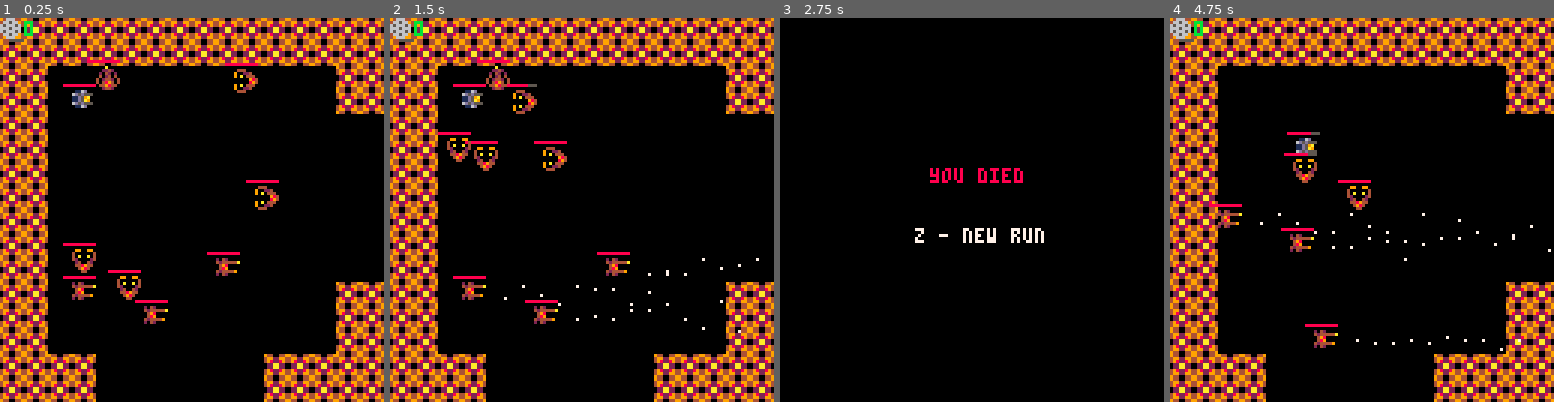
Above: before the commit, frames 1-4 (left to right).
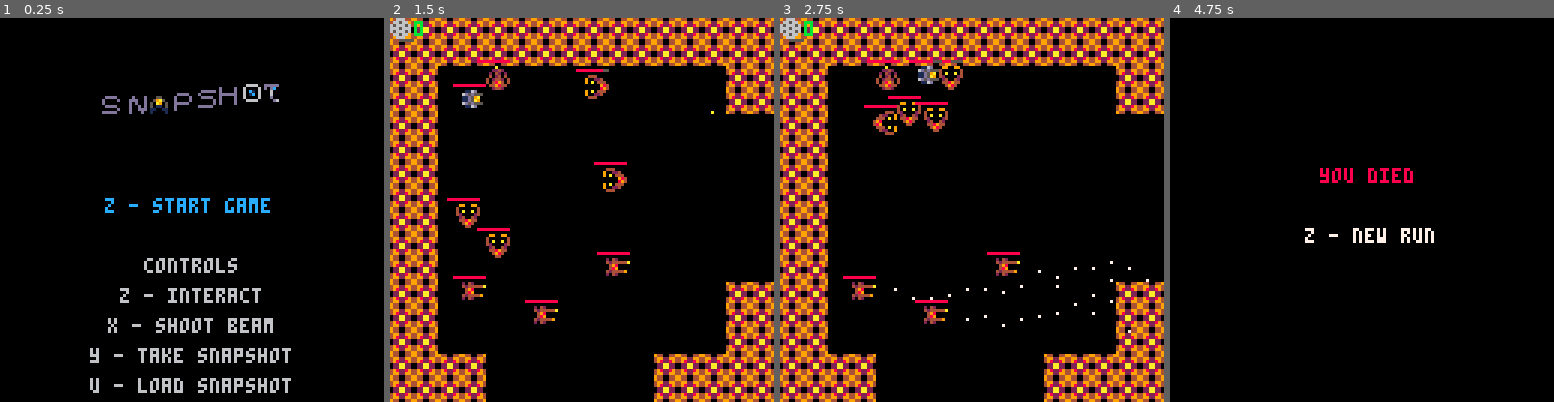
Above: after the commit, the same moments.

Repository: Radonchnk/camera_game
Game: PICO-8 cartridge cameragame.p8
Same seed, same stepped clock (60 frames per second), same inputs: the game is played once before the commit and once after it.
Inputs:
- Up to frame 1 (0.25 s): no input
- Up to frame 2 (1.5 s): tap X (X key) at 0.33, 1.07 s; tap O (Z key) at 0.7 s
- Up to frame 3 (2.75 s): hold Right 1.6-2.1 s; tap O (Z key) at 1.7, 2.1, 2.5 s; tap X (X key) at 1.85 s; hold Up 2.15-2.42 s; hold Right from 2.47 s (still down)
- Up to frame 4 (4.75 s): tap O (Z key) every 0.4 s from 2.9 to 4.5 s; tap X (X key) at 2.97, 4.08 s; release Right at 3.03 s; hold Left 3.08-3.58 s; hold Down 3.63-3.97 s; hold Right 4.02-4.68 s; hold Up from 4.73 s (still down)

The runs differ from the first frame. In frame 1, 35% of the frame differs, in the area x 0-100%, y 0-100%; in frame 2, 2.2%; in frame 3, 32%; in frame 4, 31%.

Commit message:
modified:   cameragame.p8 	modified:   enemy/enemy_class.lua 	modified:   main.lua 	modified:   map/level_setup.lua 	modified:   player/inputs.lua 	modified:   ui/ui.lua

Diff:
--- a/cameragame.p8
+++ b/cameragame.p8
@@ -37,20 +37,20 @@
 0449844000e00e000066600055555000555550005555500055555000555550000800900000000000000000000000000000000000000000000000000000000000
 0024420000000000000555550555000005550000055500000555000005550000009a090000000000000000000000000000000000000000000000000000000000
 94400449000000000000000000000000000000000000000000000000000000000000000000000000000000000000000000000000000000000000000000000000
-49922994066660000666600000000000000000000000000000000000000000000000000000000000000000000000000000000000000000000000000000000000
-49822894060000000600000000000000000000000000000000000000000000000000000000000000000000000000000000000000000000000000000000000000
-022aa2200001e0000001c00000000000000000000000000000000000000000000000000000000000000000000000000000000000000000000000000000000000
-022aa220000e1000000c100000000000000000000000000000000000000000000000000000000000000000000000000000000000000000000000000000000000
-49822894000000600000006000000000000000000000000000000000000000000000000000000000000000000000000000000000000000000000000000000000
-49922994000666600006666000000000000000000000000000000000000000000000000000000000000000000000000000000000000000000000000000000000
+49922994066660000666600000000000000000000000000000000000000000000000000000000000000000000066660000000000000000000000000000000000
+49822894060000000600000000000000000000000000000000000000000000000000000000000000000000000600006000000000000000000000000000000000
+022aa2200001e0000001c0000000000000000000000000000000000000000000000000000000000000000000060c106000000000000000000000000000000000
+022aa220000e1000000c100000000000000000000000000000000000000000000000000000000000000000000601c06000000000000000000000000000000000
+49822894000000600000006000000000000000000000000000000000000000000000000000000000000000000600006000000000000000000000000000000000
+49922994000666600006666000000000000000000000000000000000000000000000000000000000000000000066660000000000000000000000000000000000
 94400449000000000000000000000000000000000000000000000000000000000000000000000000000000000000000000000000000000000000000000000000
 88000088000000000000000000000000000000000000000000000000000000000000000000000000000000000000000000000000000000000000000000000000
-80000008000000000000000000000000000000000000000000000000000000000000000000000000000000000000000000000000000000000000000000000000
-00000000000000000000000000000000000000000000000000000000000000000000000000000000000000000000000000000000000000000000000000000000
-00000000000000000000000000000000000000000000000000000000000000000000000000000000000000000000000000000000000000000000000000000000
-00000000000000000000000000000000000000000000000000000000000000000000000000000000000000000000000000000000000000000000000000000000
-00000000000000000000000000000000000000000000000000000000000000000000000000000000000000000000000000000000000000000000000000000000
-80000008000000000000000000000000000000000000000000000000000000000000000000000000000000000000000000000000000000000000000000000000
+8000000800dddd0000d000d00005500000dddd0000ddddd00d0000d0006666000ddddd0000000000000000000000000000000000000000000000000000000000
+000000000d0000d00ddd00d00059a5000d0000d00d0000000d0000d0060000600d0dc00000000000000000000000000000000000000000000000000000000000
+000000000d0000000d0d00d0050a90500d0000d000dddd000dddddd0060c10600006000000000000000000000000000000000000000000000000000000000000
+0000000000dddd000d00d0d0050110500ddddd00000000d00d0000d00601c0600006000000000000000000000000000000000000000000000000000000000000
+00000000000000d00d00ddd0011001100d000000000000d00d0000d006000060000d000000000000000000000000000000000000000000000000000000000000
+800000080ddddd000d000d00010000100d0000000ddddd000d0000d0006666000000d60000000000000000000000000000000000000000000000000000000000
 88000088000000000000000000000000000000000000000000000000000000000000000000000000000000000000000000000000000000000000000000000000
 
 
--- a/enemy/enemy_class.lua
+++ b/enemy/enemy_class.lua
@@ -172,6 +172,12 @@
 end
 
 function class_enemy:draw_hp_bar()
+    if self.name == "melee" then
+        log(self.name)
+        log(self.health_points)
+        log(self.max_health_points)
+        log("----")
+    end
     rectfill(self.x-3, self.y-2, self.x+10-3, self.y-2, 5)
     rectfill(self.x-3, self.y-2, self.x+flr(self.health_points/self.max_health_points*10)-3, self.y-2, 8)
 end
--- a/main.lua
+++ b/main.lua
@@ -10,6 +10,7 @@
 
 dungeon = {}
 snapshot = {{}, {}}
+p = {}
 main_branch = {}
 in_snapshot = false
 
@@ -22,65 +23,33 @@
 debug_mode = true
 collision_box_toggle = false
 
+in_menu = true
 music(3)
--- executes on startap
+
+-- executes on startup
 function _init()
-    entry_delay = 45
-    dead = false
-    log("Game has started")
-
-    if debug_mode then
-        -- allow full keyboard input
-        -- ONLY IN DEV MODE. BAD BAD BAD DO NOT USE THIS FOR ACTUAL INPUT
-        poke(0x5F2D, 1)
-    end
-
-    -- initialise player
-    p = class_player:new(tile_to_pixel(3), tile_to_pixel(3), 6, 6)
-
-    dungeon = generate_dungeon(16, 6)
-
-    -- Print dungeon grid
-    log("dungeon structure: ")
-    for y = 1, #dungeon do
-        local row = ""
-        for x = 1, #dungeon[y] do
-            if dungeon[y][x] == 0 then
-                row = row .. " 0 "
-            else
-                row = row .. " 1 "
-            end
-        end
-        log(row)
-    end
-
-    generate_room_from_index(dungeon, p.current_room_y, p.current_room_x)
-
-    -- to get room data for dungeon[p.current_room_y][p.current_room_x][2] is going to return walls, [3] going to return enemies, [4] for items
-    -- make level and shit
-    --local left_room = create_room(12, "e", 6)
-    --local right_room = create_room(12, "w", 6)
-
-    --setup_walls(dungeon[p.current_room_y][p.current_room_x][2], left_room)
-    --setup_walls(dungeon[p.current_room_y][p.current_room_x+1][2], right_room)
-
-
-    --setup_enemies(dungeon[p.current_room_y][p.current_room_x][3])
-    --setup_enemies(dungeon[p.current_room_y][p.current_room_x+1][3])
-
-    walls = dungeon[p.current_room_y][p.current_room_x][2]
-    enemies = dungeon[p.current_room_y][p.current_room_x][3]
-    items = dungeon[p.current_room_y][p.current_room_x][4]
-
+    draw_title_screen()
 end
 
 -- draw every frame
 function _draw()
+    if in_menu then
+        draw_title_screen()
+        if btn(4) then
+            new_run()
+            music(0)
+            in_menu = false
+        end
+        return
+    end
+
     if dead then
+        snapshot = {{}, {}}
+        main_branch = {}
         draw_death_screen()
         if btn(4) then
             dead = false
-            _init()
+            new_run()
         end
         return
     end
--- a/map/level_setup.lua
+++ b/map/level_setup.lua
@@ -239,3 +239,52 @@
         dungeon = snap[2]
     end
 end
+
+function new_run()
+    entry_delay = 45
+    dead = false
+    log("Game has started")
+
+    if debug_mode then
+        -- allow full keyboard input
+        -- ONLY IN DEV MODE. BAD BAD BAD DO NOT USE THIS FOR ACTUAL INPUT
+        poke(0x5F2D, 1)
+    end
+
+    -- initialise player
+    p = class_player:new(tile_to_pixel(3), tile_to_pixel(3), 6, 6)
+
+    dungeon = generate_dungeon(16, 6)
+
+    -- Print dungeon grid
+    log("dungeon structure: ")
+    for y = 1, #dungeon do
+        local row = ""
+        for x = 1, #dungeon[y] do
+            if dungeon[y][x] == 0 then
+                row = row .. " 0 "
+            else
+                row = row .. " 1 "
+            end
+        end
+        log(row)
+    end
+
+    generate_room_from_index(dungeon, p.current_room_y, p.current_room_x)
+
+    -- to get room data for dungeon[p.current_room_y][p.current_room_x][2] is going to return walls, [3] going to return enemies, [4] for items
+    -- make level and shit
+    --local left_room = create_room(12, "e", 6)
+    --local right_room = create_room(12, "w", 6)
+
+    --setup_walls(dungeon[p.current_room_y][p.current_room_x][2], left_room)
+    --setup_walls(dungeon[p.current_room_y][p.current_room_x+1][2], right_room)
+
+
+    --setup_enemies(dungeon[p.current_room_y][p.current_room_x][3])
+    --setup_enemies(dungeon[p.current_room_y][p.current_room_x+1][3])
+
+    walls = dungeon[p.current_room_y][p.current_room_x][2]
+    enemies = dungeon[p.current_room_y][p.current_room_x][3]
+    items = dungeon[p.current_room_y][p.current_room_x][4]
+end
--- a/player/inputs.lua
+++ b/player/inputs.lua
@@ -4,6 +4,9 @@
 display_text = ""
 
 function _update()
+    if in_menu then
+        return
+    end
     -- player movements
     if not paused then
         local movement_directions = {0,0,0,0}
--- a/ui/ui.lua
+++ b/ui/ui.lua
@@ -24,3 +24,46 @@
     print("you died", 50, 50, 8)
     print("z - new run", 45, 70, 7)
 end
+
+title_delay = 0
+title_colour_toggle = false
+function draw_title_screen()
+    cls()
+
+    -- title animation
+    local gap = -13
+    if title_delay < 5 then
+        gap = -12
+    end
+    for col=13,1,gap do
+		for i=1,8 do
+			t1 = t()*60 + i*4 - col*2
+			x = 24+i*8     +cos(t1/90)*2
+			y = 24+(0.5*col-7)+cos(t1/50)*2
+			pal(13,col)
+            if i == 7 and title_colour_toggle then
+			    spr(57, x, y)
+            else
+                spr(48+i, x, y)
+            end
+		end
+    end
+
+    -- flashing shadow and colour switch
+    if title_delay == 31 then
+        title_colour_toggle = not title_colour_toggle
+        title_delay = 0
+    else
+        title_delay += 1
+    end
+
+    print("z - start game", 35, 60, 12)
+
+    print("controls", 48, 80, 6)
+
+    print("z - interact", 40, 90, 6)
+    print("x - shoot beam", 36, 100, 6)
+    print("y - take snapshot", 30, 110, 6)
+    print("u - load snapshot", 30, 120, 6)
+
+ end
